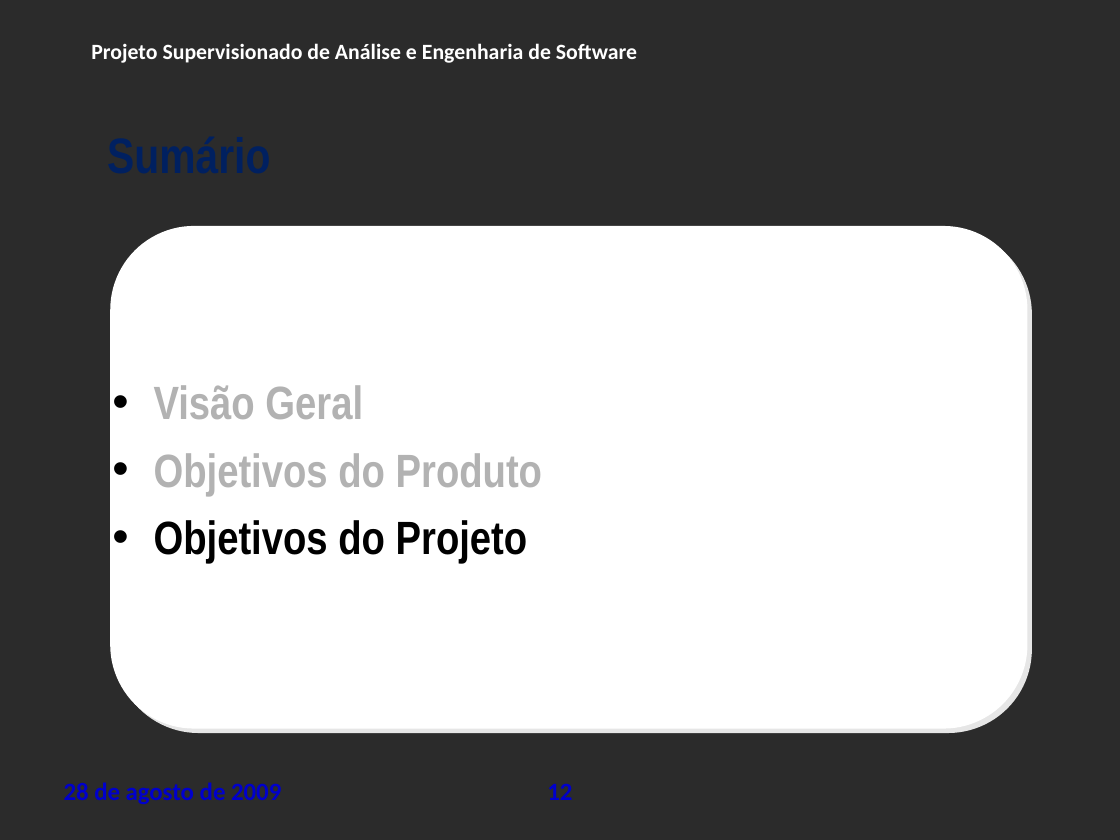
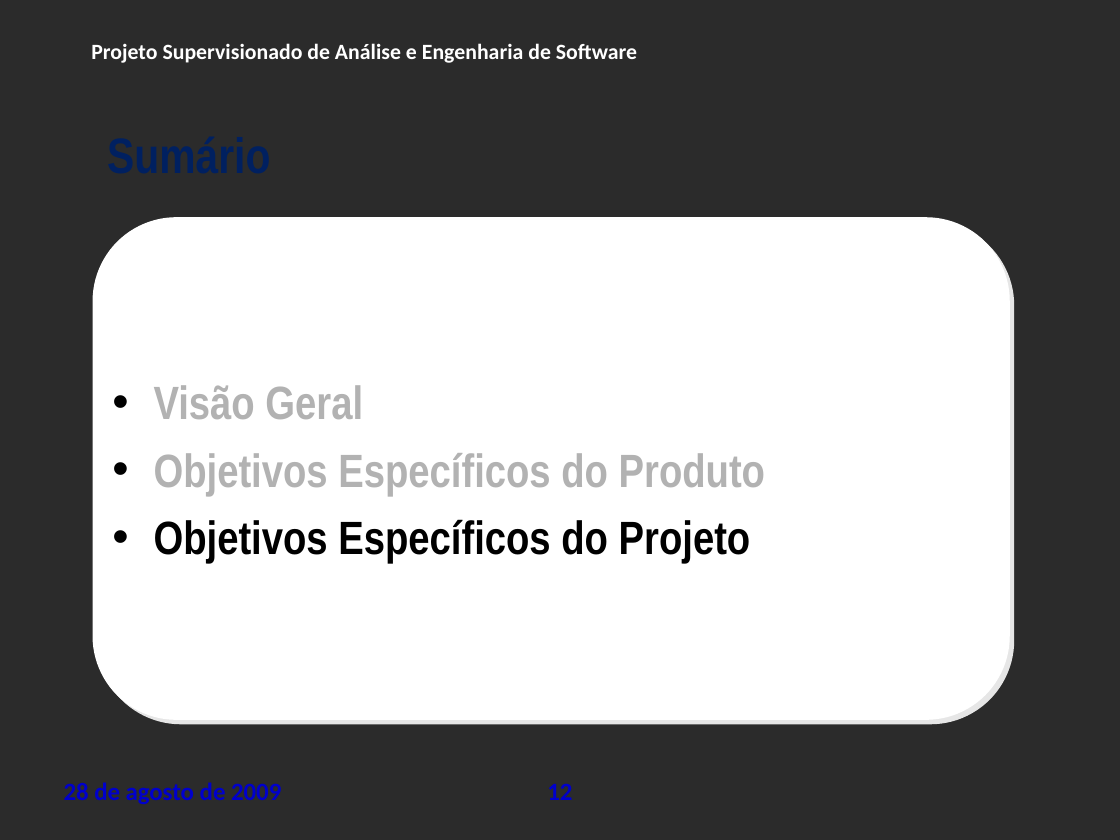
Before and after one commit to leoevaristo/psa20092, a slide deck: slide 12 of ARTEFATOS/TAP_apresentacao.ppt. Drawn at 1120x840 pixels with LibreOffice and Linux fonts; fonts in the diff are those of the drawing; background and template pictures are left out; a plain dark background stands for a picture behind light text. Boxes give left, top, right and bottom in pixels: in the first picture for what was removed or moved away, otherwise in the second. Text is boxed around its words. In the diff, an @@ line names an element or a change of style, - is before the commit and + after.

```diff
--- a/ARTEFATOS/TAP_apresentacao.ppt
+++ b/ARTEFATOS/TAP_apresentacao.ppt
@@ rounded rectangle: place and size @@
-rounded rectangle at bbox=[110, 226, 1027, 729]
+rounded rectangle at bbox=[93, 217, 1010, 720]
@@ text at bbox=[154, 453, 765, 564]: text changed @@
-• Objetivos do Produto
-• Objetivos do Projeto
+• Objetivos Específicos do Produto
+• Objetivos Específicos do Projeto
```
Also in this commit, not shown: 26 other slides changed.
